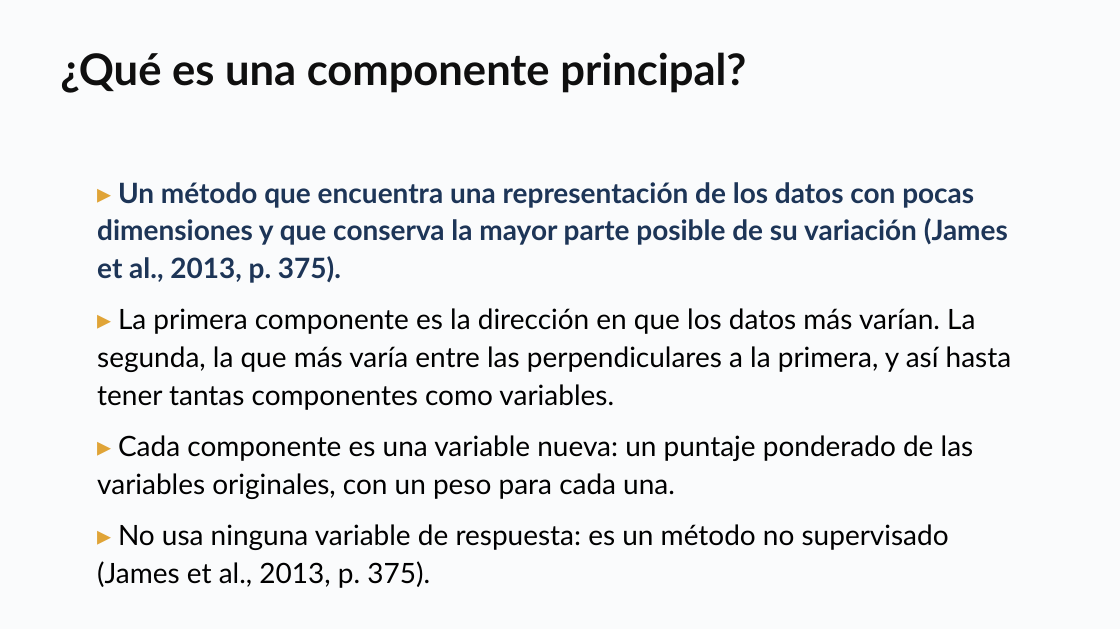
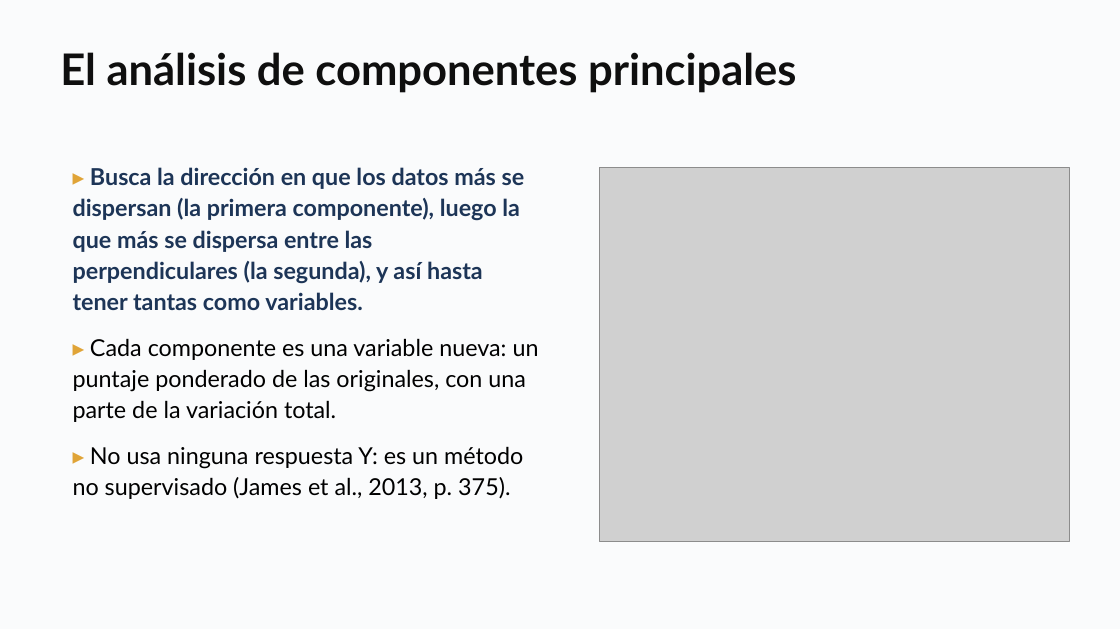
Before and after one commit to daniopitz/diplomado-cdd, a slide deck: slide 15 of presentaciones/clase08_componentes_principales.pptx (slide 9 before the commit). Drawn at 1120x629 pixels with LibreOffice and Linux fonts; fonts in the diff are those of the drawing; grey boxes stand for pictures. Boxes give left, top, right and bottom in pixels: in the first picture for what was removed or moved away, otherwise in the second. Text is boxed around its words. In the diff, an @@ line names an element or a change of style, - is before the commit and + after.

```diff
--- a/presentaciones/clase08_componentes_principales.pptx
+++ b/presentaciones/clase08_componentes_principales.pptx
@@ text at box(60, 52, 796, 93): text changed @@
-¿Qué es una componente principal?
+El análisis de componentes principales
@@ text at box(73, 167, 539, 499): text changed; size 18 to 15 pt @@
-▸ Un método que encuentra una representación de los datos con pocas dimensiones y que conserva la mayor parte posible de su variación (James et al., 2013, p. 375).
-▸ La primera componente es la dirección en que los datos más varían. La segunda, la que más varía entre las perpendiculares a la primera, y así hasta tener tantas componentes como variables.
-▸ Cada componente es una variable nueva: un puntaje ponderado de las variables originales, con un peso para cada una.
-▸ No usa ninguna variable de respuesta: es un método no supervisado (James et al., 2013, p. 375).
+▸ Busca la dirección en que los datos más se dispersan (la primera componente), luego la que más se dispersa entre las perpendiculares (la segunda), y así hasta tener tantas como variables.
+▸ Cada componente es una variable nueva: un puntaje ponderado de las originales, con una parte de la variación total.
+▸ No usa ninguna respuesta Y: es un método no supervisado (James et al., 2013, p. 375).
@@ picture added at box(599, 168, 1070, 542) @@
```
Also in this commit, not shown: 4 other slides changed, 5 slides added, 1 slide removed, 1 other file.
